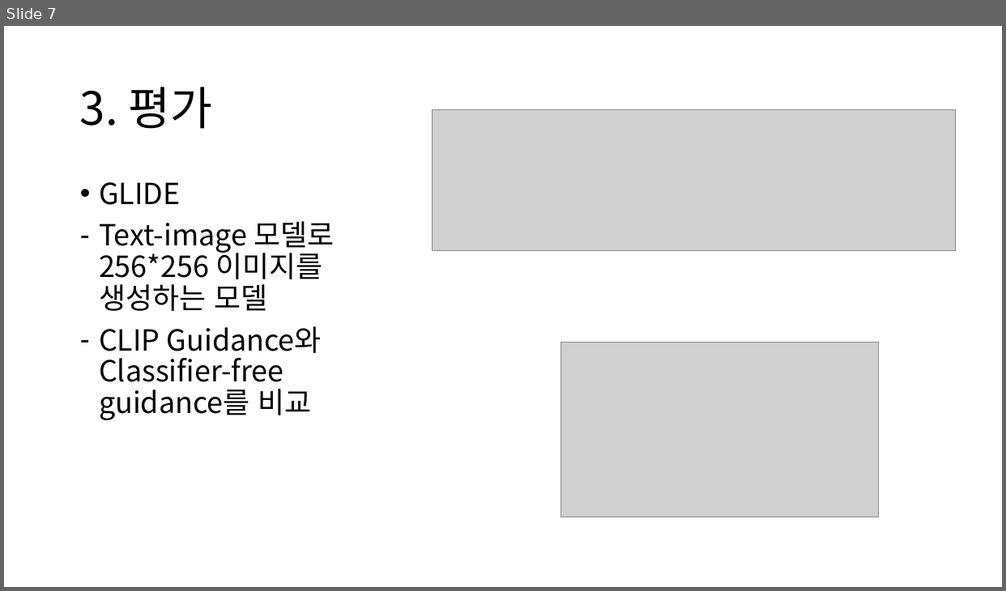
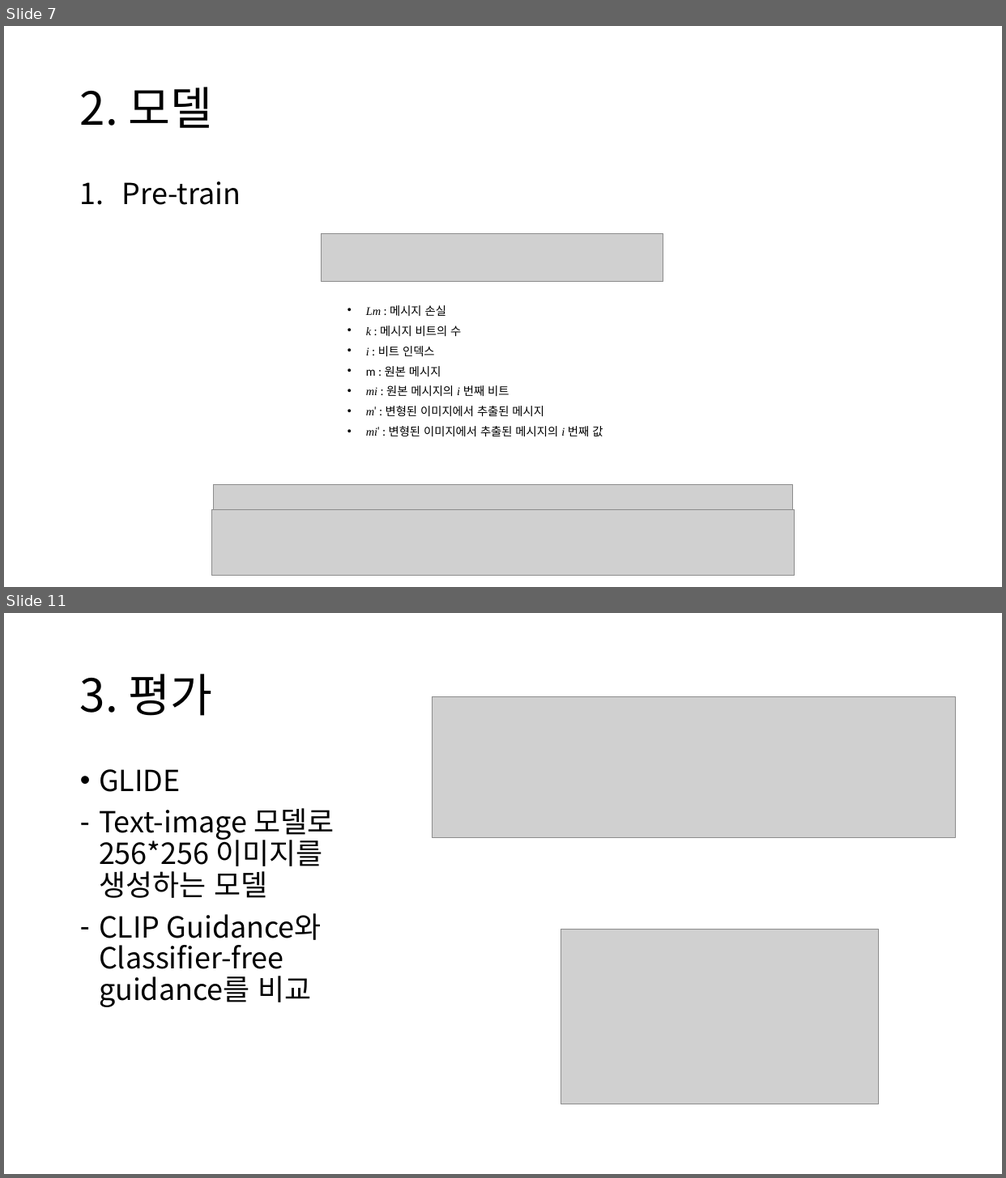
Before and after one commit to chroion/paper-review, a slide deck: The Stable Signature Rooting Watermarks in Latent Diffusion Models/Rooting Watermarks in Latent Diffusion Models.pptx. Shown one above the other, each under a label of ours: slide 7 before the commit, slides 7 and 11 after it; the slides between them are not shown. The pictures are 1006x591 and 1006x1178 pixels, drawn with LibreOffice and Linux fonts; fonts in the diff are those of the drawing; grey boxes stand for pictures. Boxes give left, top, right and bottom in pixels: in the first picture for what was removed or moved away, otherwise in the second. Text is boxed around its words. In the diff, an @@ line names an element or a change of style, - is before the commit and + after.

```diff
--- a/The Stable Signature Rooting Watermarks in Latent Diffusion Models/Rooting Watermarks in Latent Diffusion Models.pptx
+++ b/The Stable Signature Rooting Watermarks in Latent Diffusion Models/Rooting Watermarks in Latent Diffusion Models.pptx
@@ slide 7 added at <box>4,26,1002,587</box>, background #FFFFFF @@
@@ title added at <box>80,87,213,128</box>, 44 pt, text #000000 @@
+2. 모델
@@ text added at <box>122,182,241,205</box>, 28 pt, text #000000 @@
+1. Pre-train
@@ picture added at <box>322,234,663,282</box> @@
@@ text added at <box>366,305,603,437</box>, 11.2 pt, text #000000 @@
+• Lm : 메시지 손실
+• k : 메시지 비트의 수
+• i : 비트 인덱스
+• m : 원본 메시지
+• mi : 원본 메시지의 i 번째 비트
+• m′ : 변형된 이미지에서 추출된 메시지
+• mi′ : 변형된 이미지에서 추출된 메시지의 i 번째 값
@@ picture added at <box>214,485,792,510</box> @@
@@ picture added at <box>212,510,795,576</box> @@
@@ what was slide 7 is now slide 11 @@
```
Also in this commit, not shown: 3 slides changed, 3 other slides added, 3 other files.
